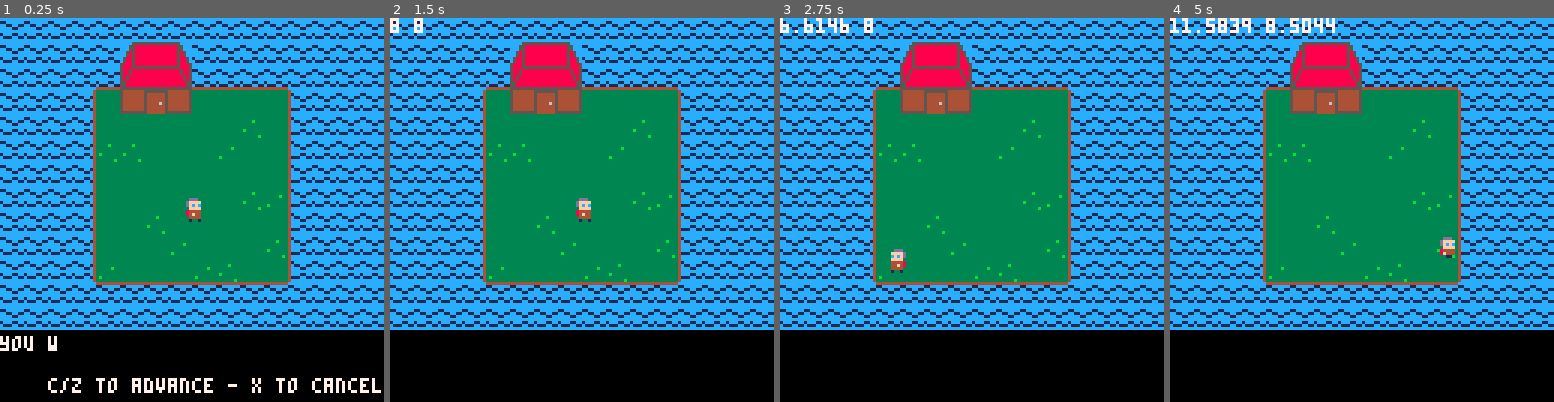
Above: before the commit, frames 1-4 (left to right).
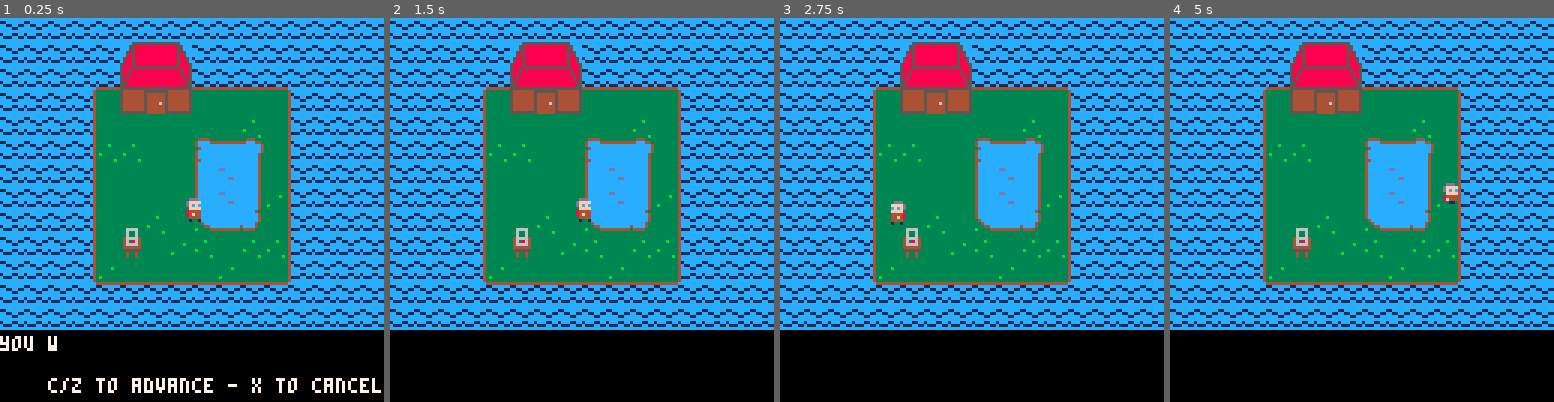
Above: after the commit, the same moments.

Repository: maggo/ludum
Game: PICO-8 cartridge ludum.p8
Two runs of this game, one before a commit and one after it. Both use one fixed random seed, a clock stepped at 60 frames per second and the inputs below.
Inputs:
- Up to frame 1 (0.25 s): no input
- Up to frame 2 (1.5 s): tap O (Z key) at 0.33, 0.7, 1.43 s; tap X (X key) at 1.07 s
- Up to frame 3 (2.75 s): hold Left 1.97-2.37 s; tap X (X key) at 2.07, 2.4, 2.73 s; tap O (Z key) at 2.22 s; hold Down from 2.42 s (still down)
- Up to frame 4 (5 s): release Down at 2.82 s; hold Right 2.87-3.53 s; tap X (X key) every 0.33 s from 3.07 to 4.73 s; tap O (Z key) at 3.1, 3.98, 4.87 s; hold Up 3.58-4.08 s; hold Right 4.13-4.53 s; hold Down from 4.58 s (still down)

The runs differ from the first frame. In frame 1, 4.2% of the frame differs, in the area x 32-69%, y 31-69%; in frame 2, 4.4%; in frame 3, 5.1%; in frame 4, 5.4%, in the area x 0-75%, y 0-69%.

Commit message:
Add gameboy item

Diff:
--- a/ludum.p8
+++ b/ludum.p8
@@ -7,7 +7,7 @@
 -- wall and actor collisions
 -- by zep
 
-actor = {} --all actors in world
+actors = {} --all actors in world
 dialog = {
   active = true,
   id = 1,
@@ -29,9 +29,15 @@
   },
   {
     "the door is locked."
+  },
+  {
+    "a weird device. \nit looks ancient...",
+    "you pick it up and \npress some of the buttons"
   }
 }
 log = ""
+directions = {{0, -1}, {1, 0}, {0, 1}, {-1, 0}} -- table for all directions
+
 
 -- make an actor
 -- and add to global collection
@@ -55,12 +61,22 @@
  -- slightly less than 0.5 so
  -- that will fit through 1-wide
  -- holes.
- a.w = 0.4
- a.h = 0.5
-
- add(actor,a)
+ a.w = 0.3
+ a.h = 0.4
+
+ add(actors, a)
 
  return a
+end
+
+-- delete first occurence of actor with name
+function delete_actor(name)
+  for actor in all(actors) do
+    if actor.name == name then
+      del(actors, actor)
+      return actor
+    end
+  end
 end
 
 function _init()
@@ -68,12 +84,18 @@
  pl = make_actor(8,8)
  pl.spr = 1
  pl.bounce = 0
+ pl.hasGb = false
+ pl.name = 'player'
+
+ gb = make_actor(5.5,9)
+ gb.spr = 32
+ gb.bounce = 0
+ gb.name = "gameboy"
 end
 
 -- for any given point on the
 -- map, true if there is wall
 -- there.
-
 function solid(x, y)
 
  -- grab the cell value
@@ -101,10 +123,10 @@
   solid(x+w,y+h)
 end
 
--- true if a will hit another
+-- return actor if a will hit another
 -- actor after moving dx,dy
 function solid_actor(a, dx, dy)
- for a2 in all(actor) do
+ for a2 in all(actors) do
   if a2 != a then
    local x=(a.x+dx) - a2.x
    local y=(a.y+dy) - a2.y
@@ -121,7 +143,7 @@
      v=a.dx + a2.dy
      a.dx = v/2
      a2.dx = v/2
-     return true
+     return a2
     end
 
     if (dy != 0 and abs(y) <
@@ -129,7 +151,7 @@
      v=a.dy + a2.dy
      a.dy=v/2
      a2.dy=v/2
-     return true
+     return a2
     end
 
     --return true
@@ -211,15 +233,13 @@
 
 function interact_player()
   if (btnp(4)) then
-    -- interaction
+    -- interaction with map
     local tile = mget(pl.x, pl.y)
     local interactile = nil
-    local coords = {{0, -1}, {1, 0}, {0, 1}, {-1, 0}}
 
     if not fget(tile, 2) then
-      for coord in all(coords) do
+      for coord in all(directions) do
         tile = mget(pl.x + coord[1], pl.y + coord[2])
-        log = pl.x .. ' ' .. pl.y
 
         if fget(tile, 2) then
           interactile = tile
@@ -233,12 +253,30 @@
     if interactile then
       if (interactile == 23) dialog_activate(2)
     end
-  end
-end
-
-function dialog_activate(id)
+
+    -- interaction with actors
+    local collission = solid_actor(pl, 0, 0)
+
+    for coords in all(directions) do
+      if collission then break end
+      collission = solid_actor(pl, coords[1], coords[2])
+    end
+
+    if collission then
+      if (collission.name == "gameboy") then
+        function take_gameboy()
+          delete_actor("gameboy")
+        end
+        dialog_activate(3, take_gameboy)
+      end
+    end
+  end
+end
+
+function dialog_activate(id, callback)
   dialog.active = true
   dialog.id = id
+  dialog.callback = callback
 end
 
 function draw_dialog()
@@ -266,6 +304,11 @@
     dialog.id = 1
     dialog.sentence = 1
     dialog.counter = 0
+
+    if (dialog.callback) then
+      dialog.callback()
+      dialog.callback = nil
+    end
   end
 
   if (dialog.animating) then
@@ -287,7 +330,7 @@
   else
     control_player(pl)
     interact_player()
-    foreach(actor, move_actor)
+    foreach(actors, move_actor)
   end
 end
 
@@ -300,7 +343,7 @@
 function _draw()
   cls()
   map(0,0,0,0,16,16)
-  foreach(actor,draw_actor)
+  foreach(actors,draw_actor)
 
   print(log, 0, 0)
 
@@ -451,7 +494,7 @@
 
 
 __gff__
-0200000002020202020202020000000000000000000200040002000000000000000000000200000000000000000000000400000000000000000000000000000000000000000000000000000000000000000000000000000000000000000000000000000000000000000000000000000000000000000000000000000000000000
+0200000002020202020202020000000000000000000206040002000000000000040000000200000000000000000000000400000000000000000000000000000000000000000000000000000000000000000000000000000000000000000000000000000000000000000000000000000000000000000000000000000000000000
 0000000000000000000000000000000000000000000000000000000000000000000000000000000000000000000000000000000000000000000000000000000000000000000000000000000000000000000000000000000000000000000000000000000000000000000000000000000000000000000000000000000000000000
 __map__
 1515151515151515151515151515151500000000000000000000000000000000000000000000000000000000000000000000000000000000000000000000000000000000000000000000000000000000000000000000000000000000000000000000000000000000000000000000000000000000000000000000000000000000
@@ -459,12 +502,12 @@
 151515151407090a141414141515151500000000000000000000000000000000000000000000000000000000000000000000000000000000000000000000000000000000000000000000000000000000000000000000000000000000000000000000000000000000000000000000000000000000000000000000000000000000
 151515042318171a232323230515151500000000000000000000000000000000000000000000000000000000000000000000000000000000000000000000000000000000000000000000000000000000000000000000000000000000000000000000000000000000000000000000000000000000000000000000000000000000
 1515150423232323232303230515151500000000000000000000000000000000000000000000000000000000000000000000000000000000000000000000000000000000000000000000000000000000000000000000000000000000000000000000000000000000000000000000000000000000000000000000000000000000
-1515150403032323231323230515151500000000000000000000000000000000000000000000000000000000000000000000000000000000000000000000000000000000000000000000000000000000000000000000000000000000000000000000000000000000000000000000000000000000000000000000000000000000
-1515150423232323232323230515151500000000000000000000000000000000000000000000000000000000000000000000000000000000000000000000000000000000000000000000000000000000000000000000000000000000000000000000000000000000000000000000000000000000000000000000000000000000
-1515150423232323232303130515151500000000000000000000000000000000000000000000000000000000000000000000000000000000000000000000000000000000000000000000000000000000000000000000000000000000000000000000000000000000000000000000000000000000000000000000000000000000
-1515150423230323232323230515151500000000000000000000000000000000000000000000000000000000000000000000000000000000000000000000000000000000000000000000000000000000000000000000000000000000000000000000000000000000000000000000000000000000000000000000000000000000
-1515150423232313232323030515151500000000000000000000000000000000000000000000000000000000000000000000000000000000000000000000000000000000000000000000000000000000000000000000000000000000000000000000000000000000000000000000000000000000000000000000000000000000
-1515150413232323130323230515151500000000000000000000000000000000000000000000000000000000000000000000000000000000000000000000000000000000000000000000000000000000000000000000000000000000000000000000000000000000000000000000000000000000000000000000000000000000
+1515150403032323252826230515151500000000000000000000000000000000000000000000000000000000000000000000000000000000000000000000000000000000000000000000000000000000000000000000000000000000000000000000000000000000000000000000000000000000000000000000000000000000
+1515150423232323392729230515151500000000000000000000000000000000000000000000000000000000000000000000000000000000000000000000000000000000000000000000000000000000000000000000000000000000000000000000000000000000000000000000000000000000000000000000000000000000
+1515150423232323392729130515151500000000000000000000000000000000000000000000000000000000000000000000000000000000000000000000000000000000000000000000000000000000000000000000000000000000000000000000000000000000000000000000000000000000000000000000000000000000
+1515150423230323353836230515151500000000000000000000000000000000000000000000000000000000000000000000000000000000000000000000000000000000000000000000000000000000000000000000000000000000000000000000000000000000000000000000000000000000000000000000000000000000
+1515150423162313032303030515151500000000000000000000000000000000000000000000000000000000000000000000000000000000000000000000000000000000000000000000000000000000000000000000000000000000000000000000000000000000000000000000000000000000000000000000000000000000
+1515150413232323231323230515151500000000000000000000000000000000000000000000000000000000000000000000000000000000000000000000000000000000000000000000000000000000000000000000000000000000000000000000000000000000000000000000000000000000000000000000000000000000
 1515151524242424242424241515151500000000000000000000000000000000000000000000000000000000000000000000000000000000000000000000000000000000000000000000000000000000000000000000000000000000000000000000000000000000000000000000000000000000000000000000000000000000
 1515151515151515151515151515151500000000000000000000000000000000000000000000000000000000000000000000000000000000000000000000000000000000000000000000000000000000000000000000000000000000000000000000000000000000000000000000000000000000000000000000000000000000
 0000000000000000000000000000000000000000000000000000000000000000000000000000000000000000000000000000000000000000000000000000000000000000000000000000000000000000000000000000000000000000000000000000000000000000000000000000000000000000000000000000000000000000
Not shown, changed: 24 lines of the sprite sheet (__gfx__) section of ludum.p8
Not shown, changed: index.js
